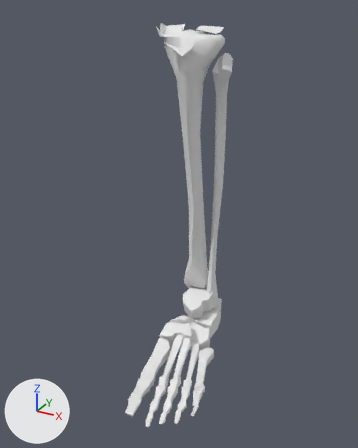
The OBJ model 3D_Model/Qt3DModel/assets/rightlowerleg.obj as it was, and as the next commit left it.
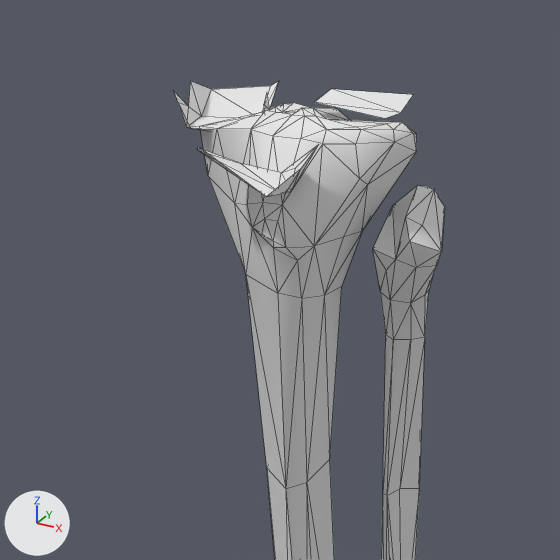
Each version is shown whole from a 50 mm camera at (12.04, -24.37, 9.81) aimed at (0.45, -3.29, -0.74), then close up on the part from 30% to 74% of the width and 0% to 36% of the height. Every picture has the same lights, and +X, +Y and +Z are marked at lower left. The close-ups show mesh edges as thin lines. Where no turn or scale is listed for an object, it has been applied to the vertices.

The scene before the commit, as lines of its bpy script (objects in view):
```python
me_sub02_000_sub02_004 = bpy.data.meshes.new('sub02.000_sub02.004')
me_sub02_000_sub02_004.from_pydata(...)  # 659 vertices, 1235 faces, 1 loose edge; spans x -1.8..3.2, y -8.4..2.4, z -10.0..9.0
me_sub02_000_sub02_004.materials.append(mat_bones___vray_003)  # white #e7e7e7
ob_sub02_000_sub02_004 = bpy.data.objects.new('sub02.000_sub02.004', me_sub02_000_sub02_004)
ob_sub02_000_sub02_004.location = (0.0, 0.0, 0.0)
```
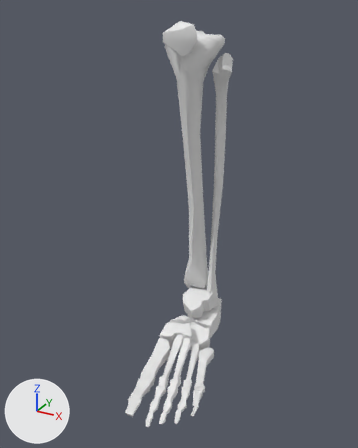
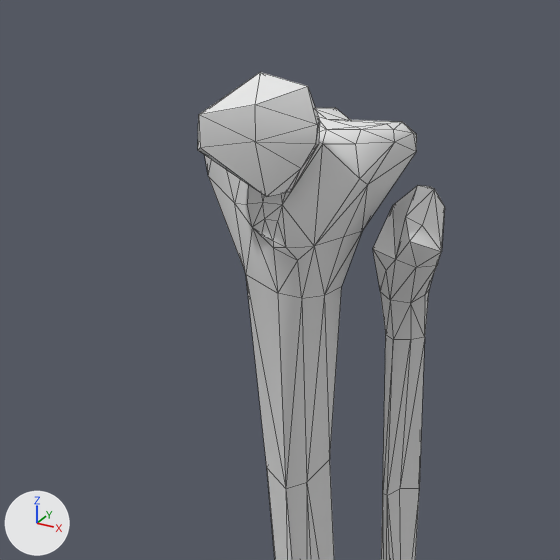
The newer file is also turned or shifted as a whole; pictures and numbers use the older file's frame.

The edits, one by one:
me_sub02_000_sub02_004 is used by ob_sub02_000_sub02_004; location (0.0, 0.0, 0.0).
me_sub02_000_sub02_004 had 659 vertices, 1235 faces, 1 loose edge and spanned x -1.8..3.2, y -8.4..2.4, z -10.0..9.0.
me_sub02_000_sub02_004 now has 645 vertices, 1238 faces and spans x -1.5..3.2, y -8.4..2.4, z -10.0..9.2.
me_sub02_000_sub02_004 part 1: the loose piece of 18 vertices spanning x -1.8..-0.2, y -2.2..-0.5, z 8.3..9.0 is deleted.
me_sub02_000_sub02_004 part 2: the loose piece of 5 vertices spanning x 0.3..1.5, y -1.4..-0.6, z 8.6..8.9 is deleted.
Part 3, on me_sub02_000_sub02_004:
1 loose edge is deleted.
9 vertices are added at x -0.5..1.1, y -3.2..-2.5, z 8.3..9.2.
24 new faces join them.

Where the change shows, as pixel boxes (x1, y1, x2, y2) in the close-ups (560 x 560 px):
'sub02.000_sub02.004', reshaped: before (174, 81, 445, 560); after (198, 72, 445, 560)
part 1 of me_sub02_000_sub02_004, deleted: before (174, 81, 278, 131)
part 2 of me_sub02_000_sub02_004, deleted: before (315, 89, 413, 119)
part 3 of me_sub02_000_sub02_004, built on: after (198, 72, 320, 197)
